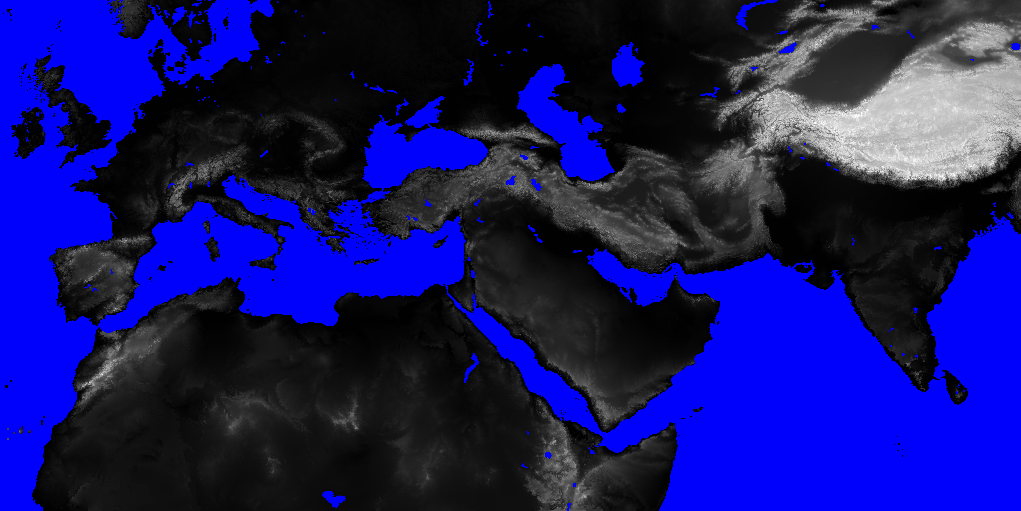
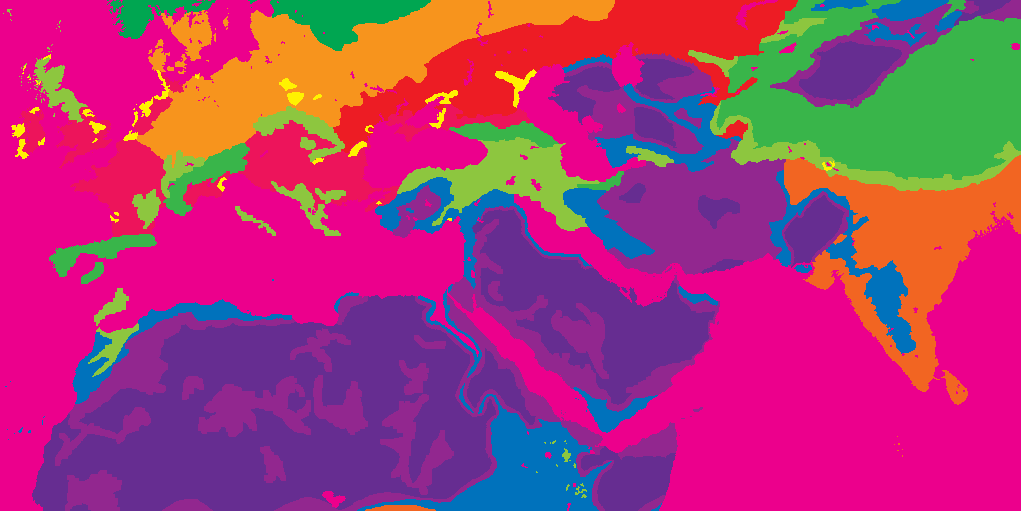
The second 1021 x 511 image is a revision of the first. Changes to its layers:
hid "map_heights", painted on it over [left=0, top=0, right=1021, bottom=511]
hid "map_heights_lakes", painted on it over [left=0, top=0, right=1021, bottom=511]
showed "map_climates", painted on it over [left=0, top=0, right=1021, bottom=511]
